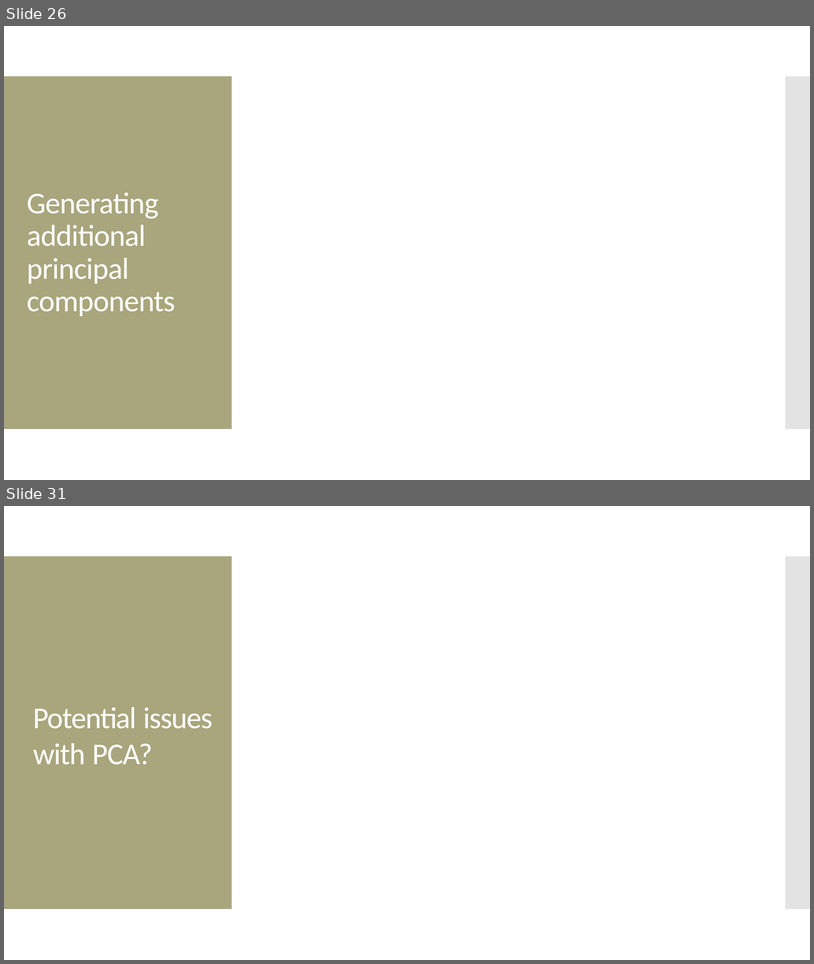
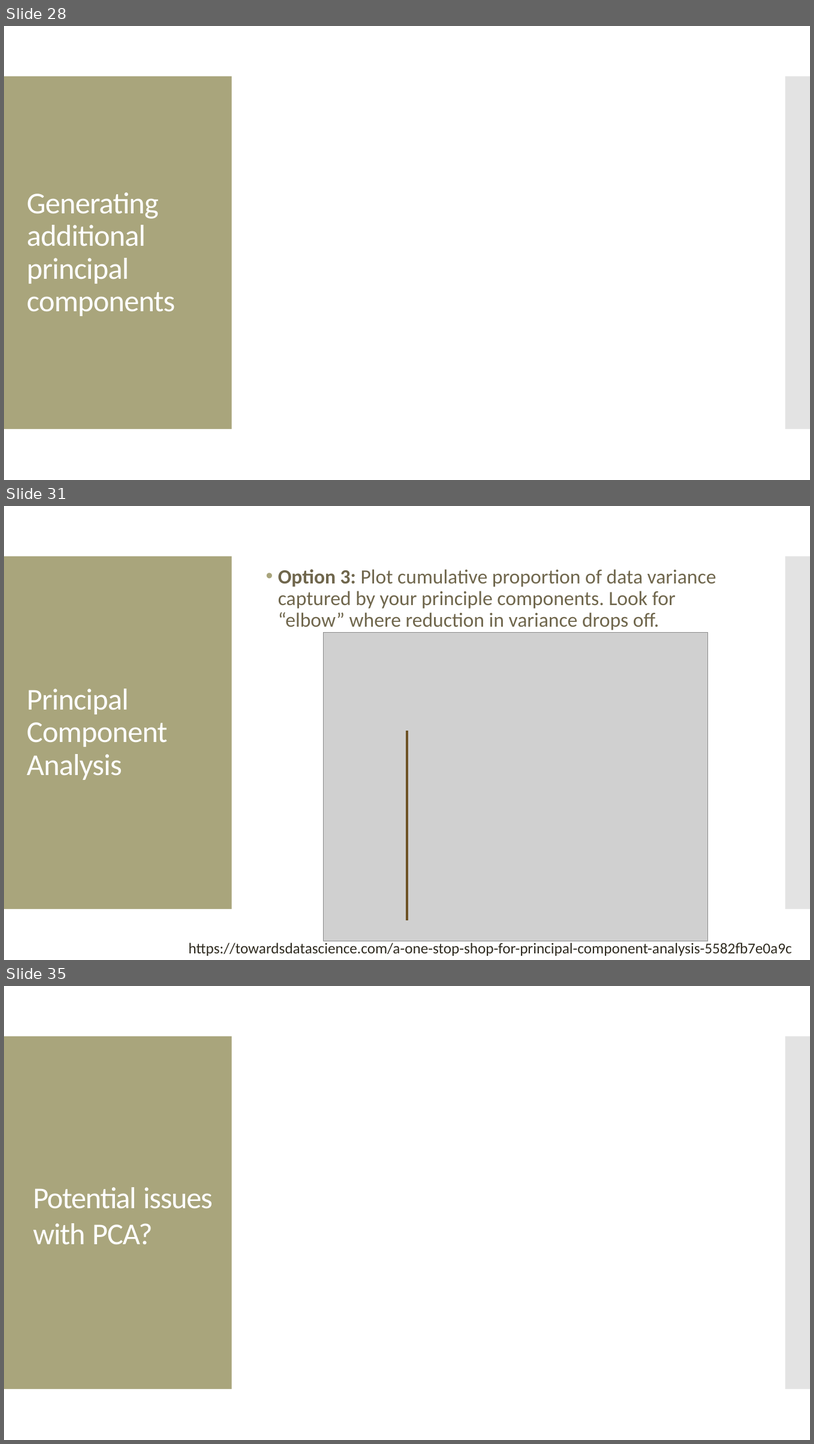
Before and after one commit to amosca01/SDS-CS235, a slide deck: slides/13-big-data.pptx. Shown one above the other, each under a label of ours: slides 26 and 31 before the commit, slides 28, 31 and 35 after it; the slides between them are not shown. The pictures are 814x964 and 814x1444 pixels, drawn with LibreOffice and Linux fonts; fonts in the diff are those of the drawing; grey boxes stand for pictures. Boxes give left, top, right and bottom in pixels: in the first picture for what was removed or moved away, otherwise in the second. Text is boxed around its words. In the diff, an @@ line names an element or a change of style, - is before the commit and + after.

```diff
--- a/slides/13-big-data.pptx
+++ b/slides/13-big-data.pptx
@@ slide 31 added at [4, 506, 810, 960], background #FFFFFF; not listed: 2 template elements that a slide beside it also shows @@
@@ text added at [278, 569, 717, 630], 24 pt, text #6F664C @@
+• Option 3: Plot cumulative proportion of data variance captured by your principle components. Look for “elbow” where reduction in variance drops off.
@@ picture added at [324, 633, 708, 941] @@
@@ title added at [27, 688, 168, 780], 36 pt, text #FFFFFF @@
+Principal Component Analysis
@@ line added from (408, 921) to (408, 730), #6D5225 3 pt @@
@@ text added at [189, 940, 792, 955], 18 pt, text #2F2B20 @@
+https://towardsdatascience.com/a-one-stop-shop-for-principal-component-analysis-5582fb7e0a9c
@@ what was slide 26 is now slide 28 @@
@@ what was slide 31 is now slide 35 @@
```
Also in this commit, not shown: 13 slides changed, 16 other slides added, 15 slides removed, 5 other files.
